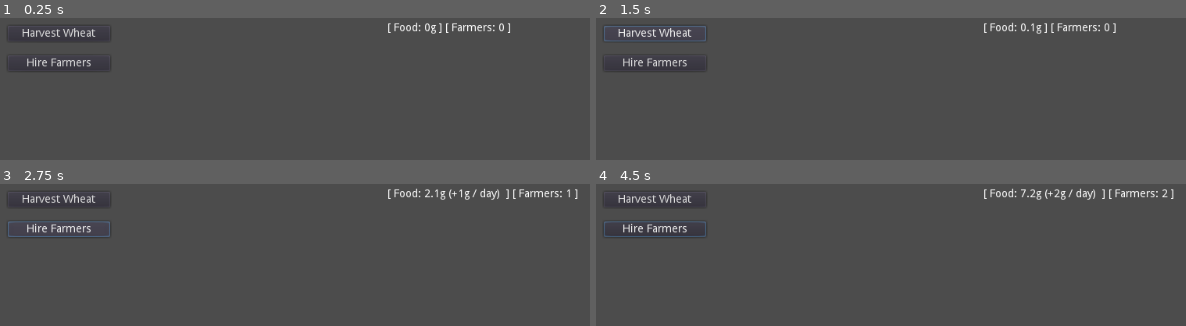
Above: before the commit, frames 1-4 (two rows, left to right).
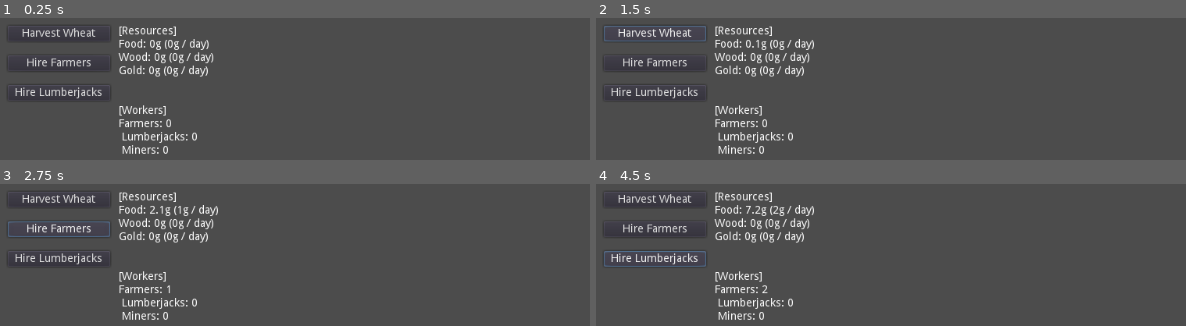
Above: after the commit, the same moments.

Repository: paradolfino/oca_godot_base
Game: Godot game, scene res://Main.tscn
The game is run twice, just before and just after one commit, with the same random seed, the same clock (stepped at 60 frames per second) and the same inputs.
Inputs (mouse positions are in pixels of both pictures, inside the frame that each line leads up to):
- Up to frame 1 (0.25 s): no input
- Up to frame 2 (1.5 s): click (655, 93) at 0.5 s, where only the run after the commit has a clickable "Hire Lumberjacks"; click "Harvest Wheat" at 1.25 s
- Up to frame 3 (2.75 s): click "Hire Farmers" at 2 s
- Up to frame 4 (4.5 s): click "Harvest Wheat" at 2.75 s; click "Hire Farmers" at 3.5 s; click (655, 259) at 4.25 s, where only the run after the commit has a clickable "Hire Lumberjacks"

The runs differ from the first frame. In frame 1, 3.8% of the frame differs, in the area x 2-87%, y 2-96%; in frame 2, 3.9%; in frame 3, 4.0%; in frame 4, 4.7%, in the area x 1-98%, y 2-96%.

Commit message:
cost tracking and base for civ manager

Diff:
--- /dev/null
+++ b/Civilian_Manager.gd
@@ -0,0 +1,21 @@
+extends Node
+var DICTIONARY = preload("./Dictionary.gd").new()
+var NAMES = DICTIONARY.ENUMS.NAMES
+
+var NAME
+var AGE
+var OCCUPATION
+var FAMILY
+
+func generate_name():
+	pass
+
+func _init():
+	pass
+
+class FamilyMemberModel:
+	var NAME
+	var RELATIONSHIP
+
+	func _init():
+		pass
--- a/Dictionary.gd
+++ b/Dictionary.gd
@@ -1,6 +1,8 @@
 extends Node
 
+
 var ENUMS
+var NAMES
 
 func _init():
 	self.ENUMS = {
@@ -19,3 +21,22 @@
 			SKILL = "SKILL"
 		}
 	}
+
+	self.NAMES = {
+		FIRST = [
+			"Al", "Alex", "Alice",
+			"Bradley", "Brady", "Barbara",
+			"Calvin", "Charlie", "Chelsea",
+			"David", "DJ", "Denise"
+			],
+		LAST_PREFIX = [
+			"An", "Bar", "Chen", "Don", "Ed", "Fran"
+		],
+		LAST_MIDFIX = [
+			"", "no", "an", "kar", "ver", "sin", "ras"
+		],
+		LAST_SUFFIX = [
+			"", "ing", "ling", "er", "ar", "an", "en", "vich"
+		]
+
+	}
--- a/Main.gd
+++ b/Main.gd
@@ -5,34 +5,12 @@
 var RESOURCES = DICTIONARY.ENUMS.RESOURCES
 var PLAYER_ENUM = DICTIONARY.ENUMS.PLAYER
 
-func get_resource(res, attr):
-	return RES_MANAGER.get_resource(res)[attr]
-
-func get_resource_tracker_text():
-	var resource_strings = {
-		FOOD = RES_MANAGER.get_amount_from_resource(RESOURCES.FOOD)
-	}
-
-	var tracker_text = ""
-	var workers_tracker_text = ""
-
-	for i in resource_strings:
-		var string = resource_strings[i].val_text + ": " + resource_strings[i].val.formatted_amt
-		tracker_text += string
-
-		var workers_string = resource_strings[i].workers_text + ": " + str(resource_strings[i].workers)
-		workers_tracker_text += workers_string
-
-		if int(resource_strings[i].val.workers_amt) > 0:
-			tracker_text += " (+%s / day) " % resource_strings[i].val.formatted_workers_amt
-
-	return "[ %s ] [ %s ]" % [tracker_text, workers_tracker_text]
-
 func update_tracker():
-	$ResourceTracker.text = get_resource_tracker_text()
+	$ResourceTracker.text = RES_MANAGER.get_resource_tracker_text()
 
 func next_day(res):
-	RES_MANAGER.set_resource_with_workers(res, 1, 0)
+#	RES_MANAGER.set_resource_with_workers(res, 1, 0)
+	RES_MANAGER.set_all_resources_with_workers(1, 0)
 	update_tracker()
 
 func increase_resource(res):
@@ -42,6 +20,14 @@
 func increase_workers(res):
 	RES_MANAGER.set_resource_with_workers(res, 1, 1) #will be dynamic with skills
 	next_day(res)
+
+func check_has_enough(res):
+	if RES_MANAGER.check_has_enough_resource(res) == true:
+		RES_MANAGER.deplete_cost_items(res)
+		increase_workers(res)
+	else:
+		# invalid, disable button? alert message?
+		pass
 
 # Lifecycle methods
 func _ready():
@@ -56,6 +42,8 @@
 func _on_rFood_pressed():
 	increase_resource(RESOURCES.FOOD)
 
-
 func _on_hFood_pressed():
 	increase_workers(RESOURCES.FOOD)
+
+func _on_hWood_pressed():
+	check_has_enough(RESOURCES.WOOD)
--- a/Main.tscn
+++ b/Main.tscn
@@ -32,14 +32,26 @@
 "_edit_use_anchors_": false
 }
 
+[node name="hWood" type="Button" parent="VBoxContainer"]
+margin_top = 76.0
+margin_right = 131.0
+margin_bottom = 96.0
+text = "Hire Lumberjacks"
+__meta__ = {
+"_edit_use_anchors_": false
+}
+
 [node name="ResourceTracker" type="Label" parent="."]
-margin_left = 496.0
-margin_top = 6.0
-margin_right = 550.0
-margin_bottom = 20.0
+anchor_right = 1.0
+margin_left = 152.0
+margin_top = 10.0
+margin_right = -315.0
+margin_bottom = 95.0
 text = "Food: 0g"
+autowrap = true
 __meta__ = {
 "_edit_use_anchors_": false
 }
 [connection signal="pressed" from="VBoxContainer/rFood" to="." method="_on_rFood_pressed"]
 [connection signal="pressed" from="VBoxContainer/hFood" to="." method="_on_hFood_pressed"]
+[connection signal="pressed" from="VBoxContainer/hWood" to="." method="_on_hWood_pressed"]
--- a/Resource_Manager.gd
+++ b/Resource_Manager.gd
@@ -1,18 +1,37 @@
 extends Node
+var DICTIONARY = preload("./Dictionary.gd").new()
+var RESOURCES = DICTIONARY.ENUMS.RESOURCES
+var PLAYER = DICTIONARY.ENUMS.PLAYER
 
 var RES_FOOD
 var RES_GOLD
 var RES_WOOD
 
 func _init():
-	self.RES_FOOD = ResourceModel.new("Food", "Farmers")
+	self.RES_FOOD = ResourceModel.new("Food", "Farmers", [])
+	self.RES_WOOD = ResourceModel.new(
+		"Wood",
+		"Lumberjacks",
+		[CostItemModel.new(10, RESOURCES.FOOD)])
+	self.RES_GOLD = ResourceModel.new(
+		"Gold",
+		"Miners",
+		[
+			CostItemModel.new(10, RESOURCES.FOOD),
+			CostItemModel.new(2, RESOURCES.WOOD)
+		])
+
+func set_cost_val(res, multiplier):
+	for c in self[res].cost_items:
+		self[c.resource].cost_val += c.val * multiplier
 
 func set_resource(res, amt):
 	self[res].val += amt
 
 func set_resource_with_workers(res, amt, workers):
 	self[res].workers += workers
-	self[res].val += amt * self[res].workers
+	set_cost_val(res, workers)
+	self[res].val += (amt * self[res].workers) - self[res].cost_val
 
 func get_resource(res):
 	return self[res]
@@ -22,11 +41,15 @@
 			workers = self[res].workers,
 			workers_text = self[res].workers_text,
 			val_text = self[res].val_text,
-			val = get_resource_value_with_suffix(self[res].val, self[res].workers, self[res].workers_output)
+			val = get_resource_value_with_suffix(
+				self[res].val,
+				self[res].workers,
+				self[res].workers_output,
+				self[res].cost_val)
 		}
 
-func get_resource_value_with_suffix(amt, workers, workers_output):
-	var workers_out = get_value_suffix(workers * workers_output)
+func get_resource_value_with_suffix(amt, workers, workers_output, cost):
+	var workers_out = get_value_suffix((workers * workers_output) - cost)
 	var resource_out = get_value_suffix(amt)
 
 	return {
@@ -54,6 +77,50 @@
 
 	return {amt = out, suffix = suffix}
 
+func get_resource_tracker_text():
+	var resource_strings = {
+		FOOD = get_amount_from_resource(RESOURCES.FOOD),
+		WOOD = get_amount_from_resource(RESOURCES.WOOD),
+		GOLD = get_amount_from_resource(RESOURCES.GOLD)
+	}
+
+	var tracker_text = ""
+	var workers_tracker_text = ""
+
+	for i in resource_strings:
+		var string = resource_strings[i].val_text + ": " + resource_strings[i].val.formatted_amt
+		tracker_text += string
+
+		var workers_string = resource_strings[i].workers_text + ": " + str(resource_strings[i].workers)
+		workers_tracker_text += workers_string + "\n "
+
+		tracker_text += " (%s / day)\n" % resource_strings[i].val.formatted_workers_amt
+
+	return "[Resources]\n%s\n\n[Workers]\n%s\n" % [tracker_text, workers_tracker_text]
+
+func set_all_resources_with_workers(amt, workers):
+	for res in RESOURCES:
+		set_resource_with_workers(RESOURCES[res], amt, workers)
+
+func deplete_cost_items(res):
+	var items = self[res].cost_items
+	for item in items:
+		self[item.resource].val -= item.val
+
+func check_has_enough_resource(res):
+	var has_enough = false
+	var items = self[res].cost_items
+	if items.size() > 0:
+		for item in items:
+			if self[item.resource].val >= item.val:
+				has_enough = true
+			else:
+				break
+	else:
+		has_enough = true
+		pass
+
+	return has_enough
 
 class ResourceModel:
 
@@ -62,13 +129,26 @@
 	var val_text
 	var workers_text
 	var workers_output
+	var cost_val
+	var cost_items
 
-	func _init(v_text, w_text):
+	func _init(v_text, w_text, cost_items):
 		self.val = 0
 		self.workers = 0
 		self.workers_output = 1
+		self.cost_val = 0
 		self.val_text = v_text
 		self.workers_text = w_text
+		self.cost_items = cost_items
+
 
 	func get_object():
 		return self
+
+class CostItemModel:
+	var val
+	var resource
+
+	func _init(val, res):
+		self.val = val
+		self.resource = res
